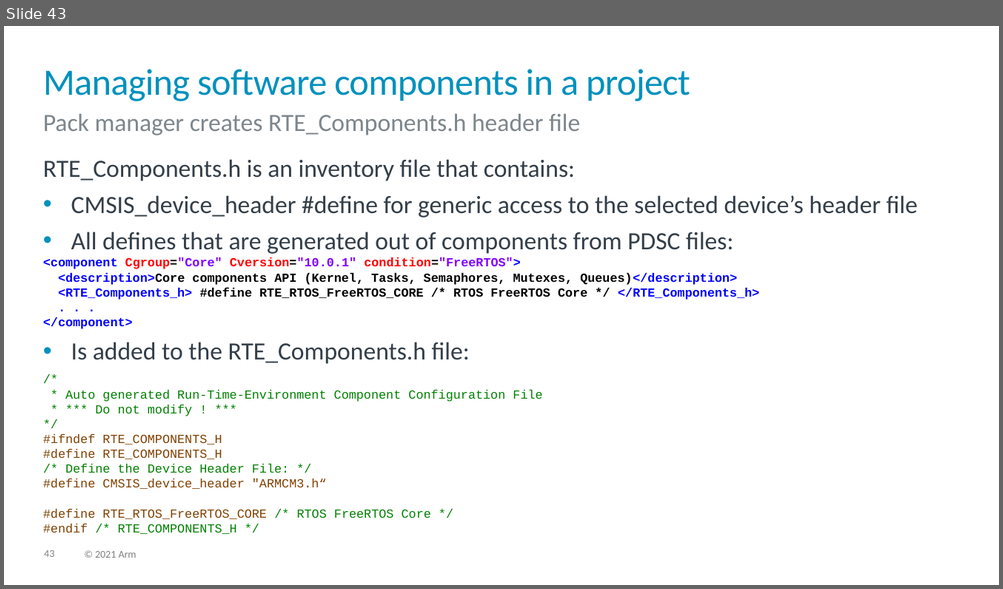
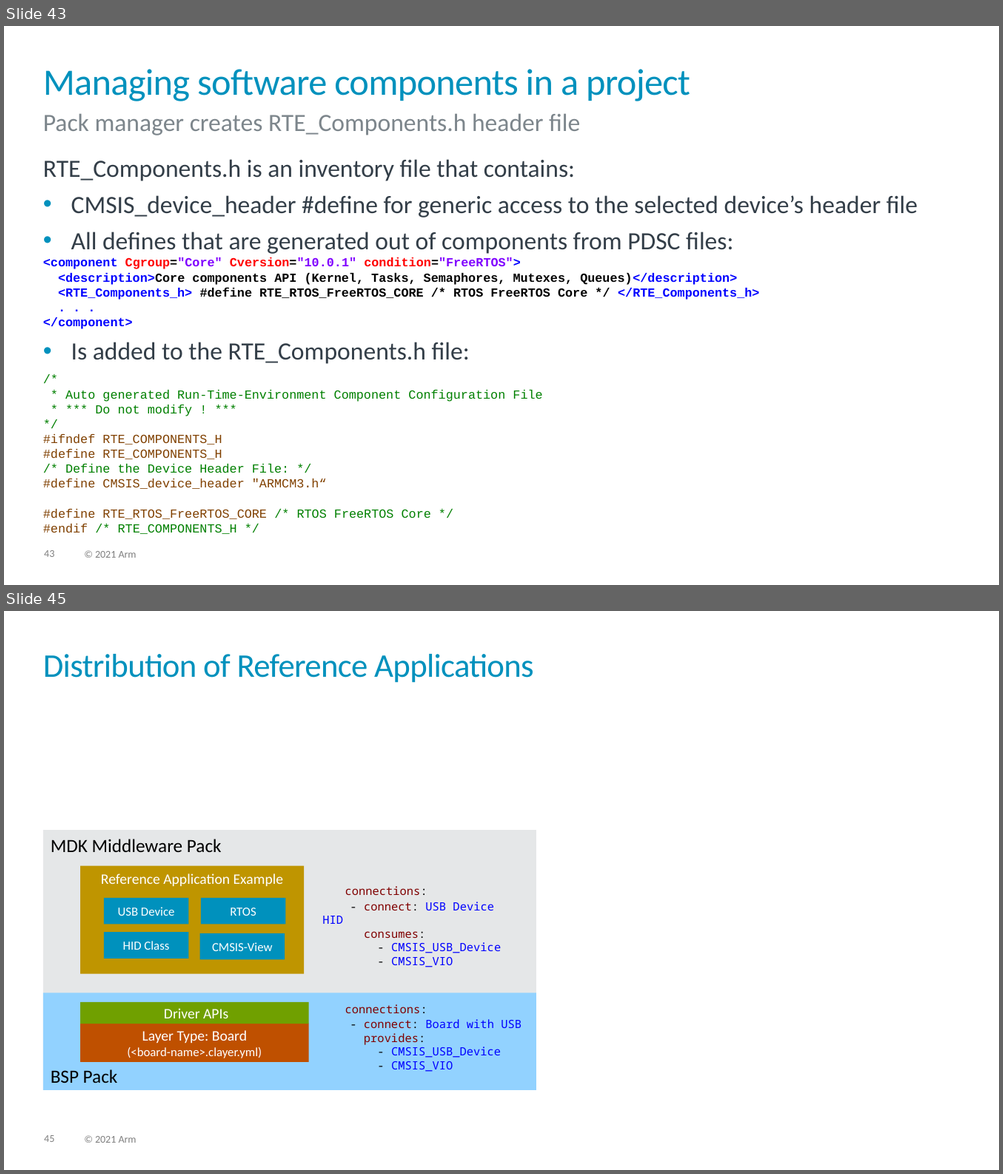
Before and after one commit to Open-CMSIS-Pack/cmsis-toolbox, a slide deck: docs/images/overview.pptx. Shown one above the other, each under a label of ours: slide 43 before the commit, slides 43 and 45 after it; the slides between them are not shown. The pictures are 1003x589 and 1003x1174 pixels, drawn with LibreOffice and Linux fonts; fonts in the diff are those of the drawing. Boxes give left, top, right and bottom in pixels: in the first picture for what was removed or moved away, otherwise in the second. Text is boxed around its words. In the diff, an @@ line names an element or a change of style, - is before the commit and + after.

Commit message:
Added chapter Application Reference Examples (#124)
Contains also several minor corrections including:
 - https://github.com/Open-CMSIS-Pack/devtools/pull/1471
 - https://github.com/Open-CMSIS-Pack/devtools/issues/1458

---------

```diff
--- a/docs/images/overview.pptx
+++ b/docs/images/overview.pptx
@@ slide 45 added at [4,611,999,1170], background #FFFFFF; not listed: 2 template elements that a slide beside it also shows @@
@@ title added at [43,654,533,683], 32 pt, text #0091BD @@
+Distribution of Reference Applications
@@ rectangle added at [42,830,536,1091], fill #E5E7E8, 18 pt, text #000000 @@
+MDK Middleware Pack
@@ rectangle added at [80,866,304,974], fill #BF9500, 14 pt, text #FFFFFF @@
+Reference Application Example
@@ rectangle added at [104,898,189,924], fill #0091BD, 12 pt, text #FFFFFF @@
+USB Device
@@ rectangle added at [201,898,286,924], fill #0091BD, 12 pt, text #FFFFFF @@
+RTOS
@@ text added at [345,886,501,968], 11 pt, text #0000FF @@
+connections:
+- connect: USB Device HID
+consumes:
+- CMSIS_USB_Device
+- CMSIS_VIO
@@ rectangle added at [104,933,189,959], fill #0091BD, 12 pt, text #FFFFFF @@
+HID Class
@@ rectangle added at [200,934,285,960], fill #0091BD, 12 pt, text #FFFFFF @@
+CMSIS-View
@@ rectangle added at [42,993,536,1091], fill #92D2FF, 18 pt, text #000000 @@
+BSP Pack
@@ rectangle added at [80,1002,308,1025], fill #70A000, 14 pt, text #FFFFFF @@
+Driver APIs
@@ text added at [345,1005,521,1072], 11 pt, text #0000FF @@
+connections:
+- connect: Board with USB
+provides:
+- CMSIS_USB_Device
+- CMSIS_VIO
@@ rectangle added at [80,1024,308,1062], fill #BF5000, 12 pt, text #FFFFFF @@
+Layer Type: Board
+(<board-name>.clayer.yml)
```
Also in this commit, not shown: 1 slide changed, 9 other files.
